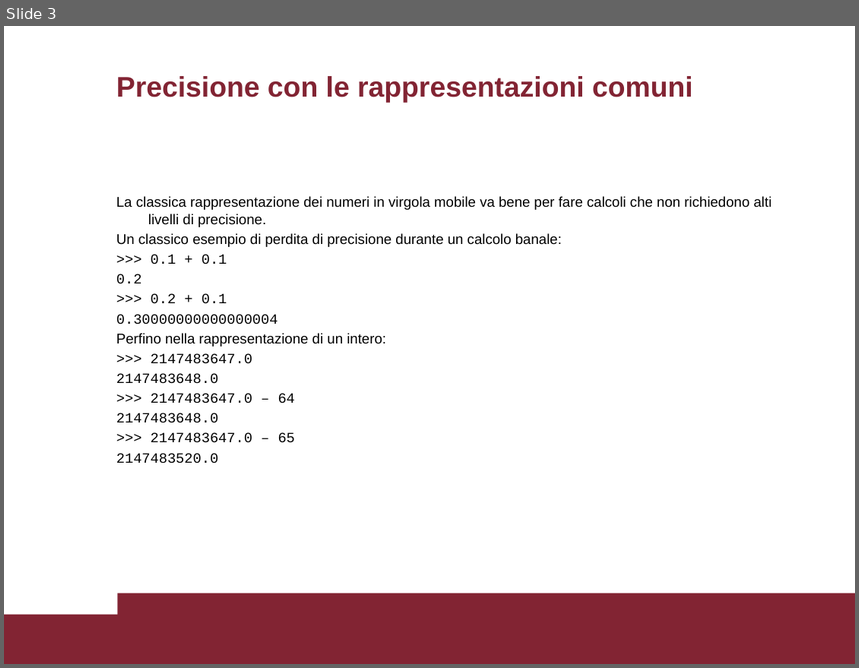
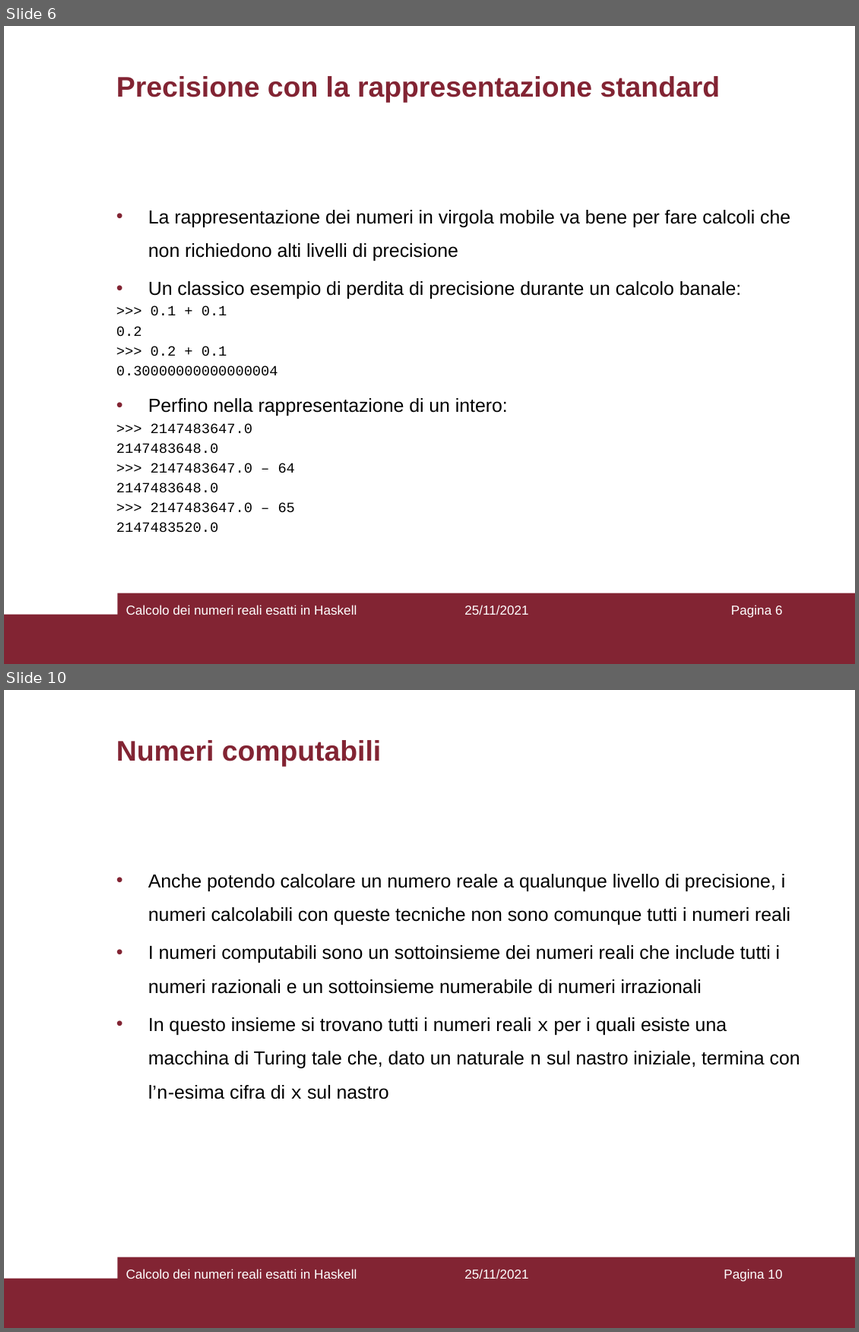
Before and after one commit to Princic-1837592/bachelor-degree-thesis, a slide deck: relazione/presentazione.pptx. Shown one above the other, each under a label of ours: slide 3 before the commit, slides 6 and 10 after it; the slides between them are not shown. The pictures are 859x668 and 859x1332 pixels, drawn with LibreOffice and Linux fonts; fonts in the diff are those of the drawing. Boxes give left, top, right and bottom in pixels: in the first picture for what was removed or moved away, otherwise in the second. Text is boxed around its words. In the diff, an @@ line names an element or a change of style, - is before the commit and + after.

```diff
--- a/relazione/presentazione.pptx
+++ b/relazione/presentazione.pptx
@@ slide 10 added at (4, 690, 855, 1328), background #FFFFFF; not listed: 2 template elements that a slide beside it also shows @@
@@ title added at (116, 740, 381, 766), 24 pt, text #822433, bold @@
+Numeri computabili
@@ text added at (148, 874, 800, 1100), 16 pt, text #000000 @@
+• Anche potendo calcolare un numero reale a qualunque livello di precisione, i numeri calcolabili con queste tecniche non sono comunque tutti i numeri reali
+• I numeri computabili sono un sottoinsieme dei numeri reali che include tutti i numeri razionali e un sottoinsieme numerabile di numeri irrazionali
+• In questo insieme si trovano tutti i numeri reali x per i quali esiste una macchina di Turing tale che, dato un naturale n sul nastro iniziale, termina con l’n-esima cifra di x sul nastro
@@ text added at (126, 1269, 357, 1279), 11 pt, text #FFFFFF @@
+Calcolo dei numeri reali esatti in Haskell
@@ text added at (465, 1269, 528, 1279), 11 pt, text #FFFFFF @@
+25/11/2021
@@ page number added at (724, 1269, 782, 1282), 11 pt, text #FFFFFF @@
+Pagina 10
@@ what was slide 3 is now slide 6 @@
@@ slide 6 changed as well @@
@@ title at (116, 76, 721, 102): text changed @@
-Precisione con le rappresentazioni comuni
+Precisione con la rappresentazione standard
@@ text at (148, 210, 791, 261): text changed; size 12 to 16 pt @@
-La classica rappresentazione dei numeri in virgola mobile va bene per fare calcoli che non richiedono alti livelli di precisione.
+• La rappresentazione dei numeri in virgola mobile va bene per fare calcoli che non richiedono alti livelli di precisione
@@ text at (148, 281, 741, 416): size 12 to 16 pt in "Un classico esempio di perdita di precisione ...", "Perfino nella rappresentazione di un intero:"; bullet none to •; line spacing 1 to 1.5 @@
@@ text added at (126, 605, 357, 615), 11 pt, text #FFFFFF @@
+Calcolo dei numeri reali esatti in Haskell
@@ text added at (465, 605, 528, 615), 11 pt, text #FFFFFF @@
+25/11/2021
@@ page number added at (731, 605, 783, 618), 11 pt, text #FFFFFF @@
+Pagina 6
```
Also in this commit, not shown: 5 other slides changed, 7 other slides added, 2 other files.
